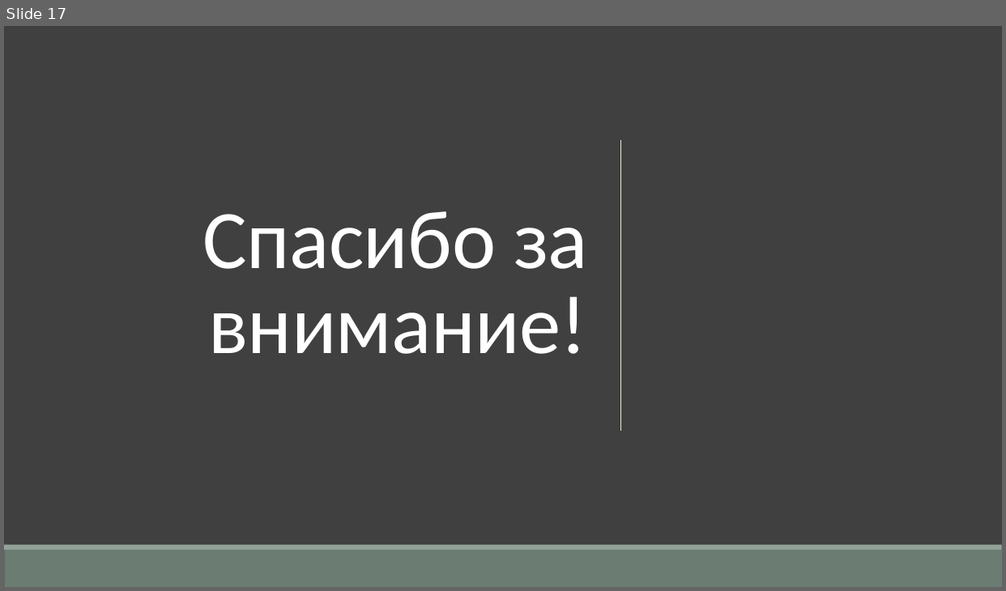
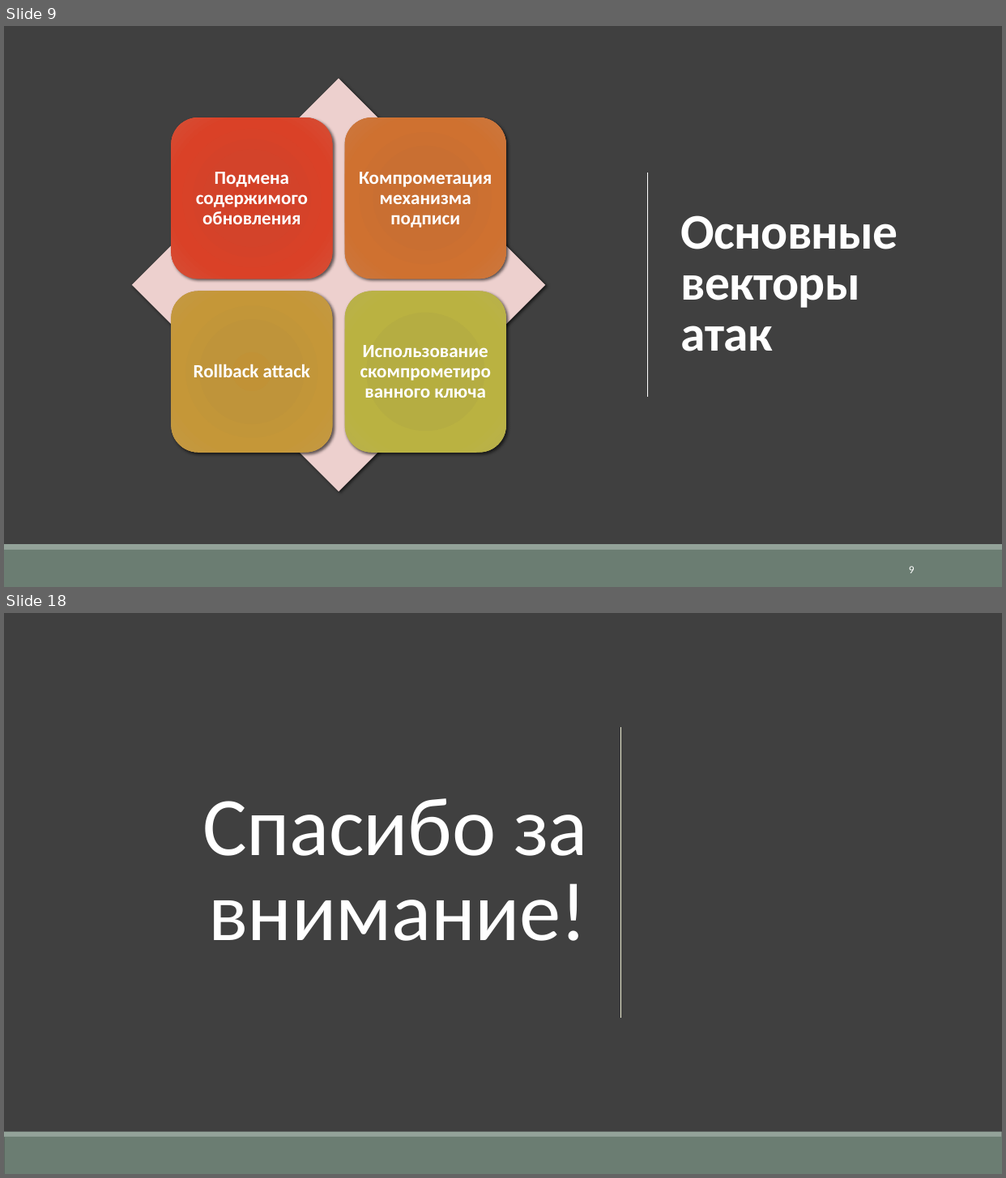
Before and after one commit to AknasMacefg/ITiABD, a slide deck: Курс 3/DevOps/ИД23-1_МасловАН_Отчёт по проекту.pptx. Shown one above the other, each under a label of ours: slide 17 before the commit, slides 9 and 18 after it; the slides between them are not shown. The pictures are 1006x591 and 1006x1178 pixels, drawn with LibreOffice and Linux fonts; fonts in the diff are those of the drawing. Boxes give left, top, right and bottom in pixels: in the first picture for what was removed or moved away, otherwise in the second. Text is boxed around its words. In the diff, an @@ line names an element or a change of style, - is before the commit and + after.

```diff
--- a/Курс 3/DevOps/ИД23-1_МасловАН_Отчёт по проекту.pptx
+++ b/Курс 3/DevOps/ИД23-1_МасловАН_Отчёт по проекту.pptx
@@ slide 9 added at (4, 26, 1002, 587), background #404040 @@
@@ rectangle added at (4, 26, 1002, 544), fill #404040 @@
@@ line added from (647, 173) to (647, 397), #FFFFFF 0.5 pt @@
@@ title added at (681, 216, 898, 352), 48 pt, text #FFFFFF, bold @@
+Основные векторы атак
@@ group added at (132, 79, 545, 492): 4 rounded rectangles, 4 texts, 1 diamond @@
+Подмена содержимого обновления
+Компрометация механизма подписи
+Rollback attack
+Использование скомпрометированного ключа
@@ rectangle added at (4, 544, 1002, 550), fill #93A299 @@
@@ rectangle added at (4, 550, 1002, 587), fill #6B7D72 @@
@@ page number added at (909, 566, 914, 574), 10.5 pt, text #FFFFFF @@
+9
@@ what was slide 17 is now slide 18 @@
```
Also in this commit, not shown: 4 slides changed, 12 other slides added, 12 slides removed, 4 other files.
